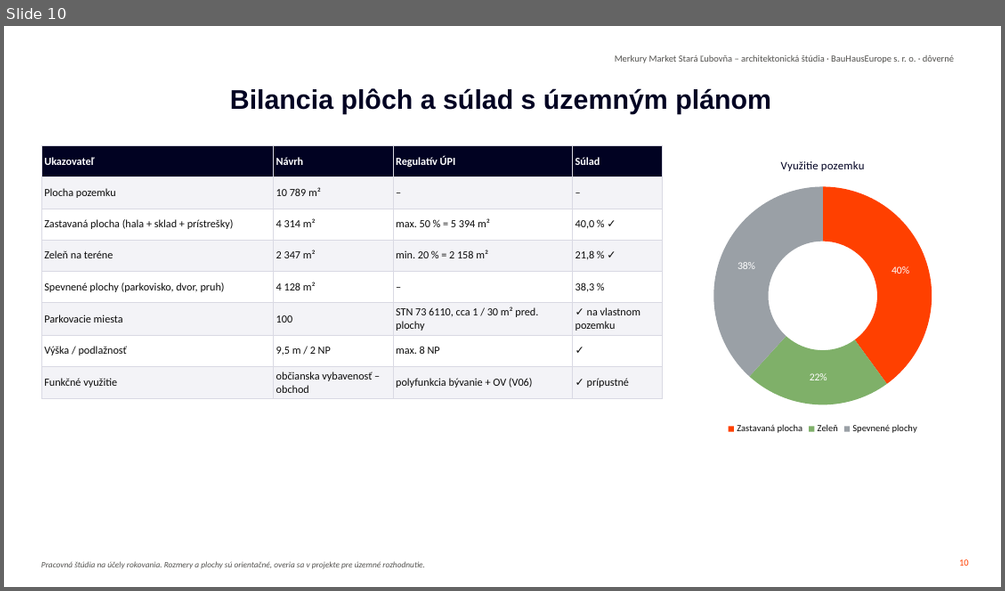
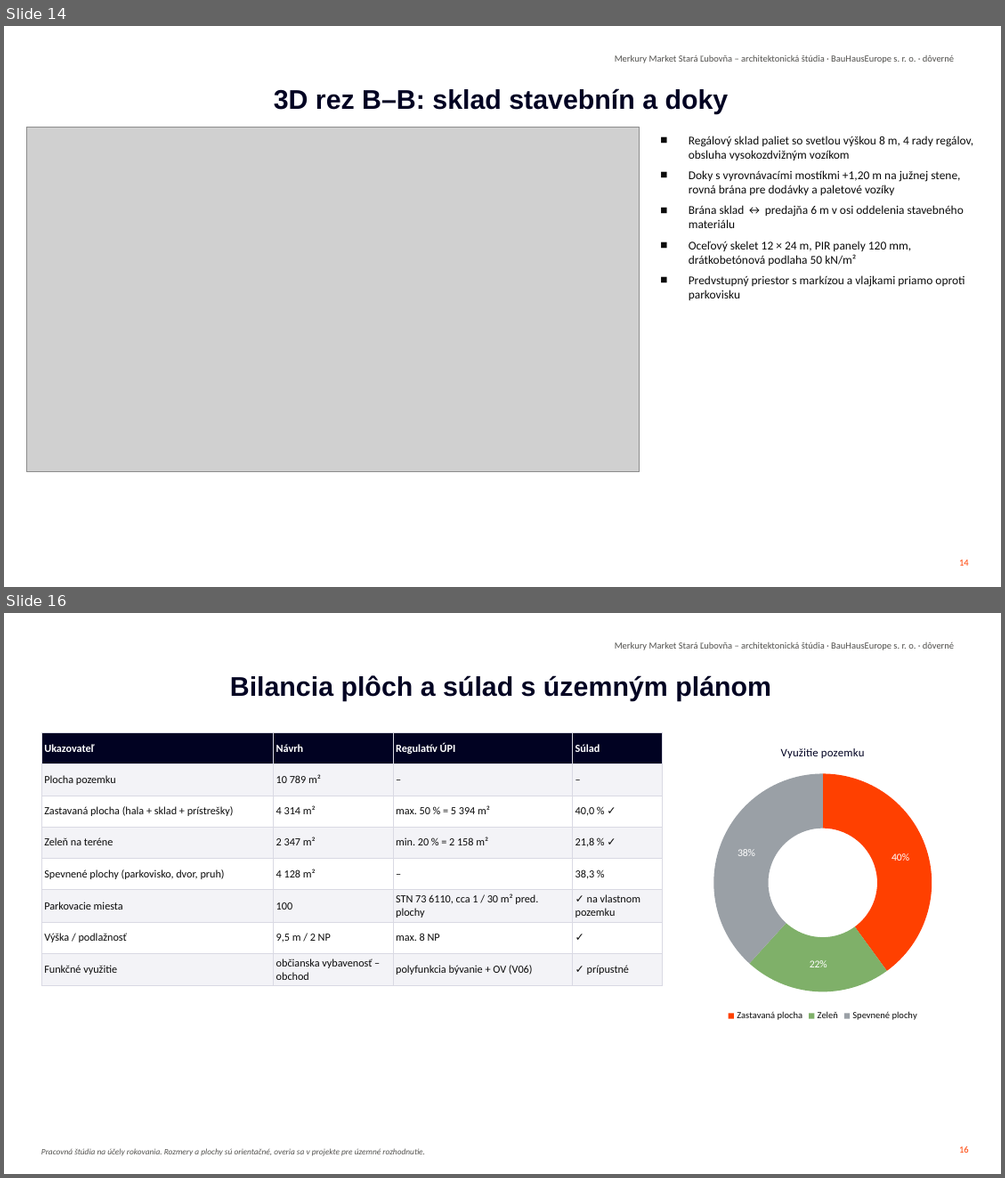
Before and after one commit to Lubo585/Lubo585, a slide deck: business-plan/studia-merkury-market/Studia_predajne_Merkury_Market_Stara_Lubovna_SK.pptx. Shown one above the other, each under a label of ours: slide 10 before the commit, slides 14 and 16 after it; the slides between them are not shown. The pictures are 1005x591 and 1005x1178 pixels, drawn with LibreOffice and Linux fonts; fonts in the diff are those of the drawing; grey boxes stand for pictures; background and template pictures are left out. Boxes give left, top, right and bottom in pixels: in the first picture for what was removed or moved away, otherwise in the second. Text is boxed around its words. In the diff, an @@ line names an element or a change of style, - is before the commit and + after.

```diff
--- a/business-plan/studia-merkury-market/Studia_predajne_Merkury_Market_Stara_Lubovna_SK.pptx
+++ b/business-plan/studia-merkury-market/Studia_predajne_Merkury_Market_Stara_Lubovna_SK.pptx
@@ slide 14 added at bbox=[4, 26, 1001, 587], background #FFFFFF; not listed: 1 template element that a slide beside it also shows @@
@@ title added at bbox=[274, 88, 728, 114], 26 pt, text #010222, bold @@
+3D rez B–B: sklad stavebnín a doky
@@ picture added at bbox=[26, 127, 639, 472] @@
@@ text added at bbox=[688, 135, 973, 300], 11.5 pt, text #0B0B0B @@
+■ Regálový sklad paliet so svetlou výškou 8 m, 4 rady regálov, obsluha vysokozdvižným vozíkom
+■ Doky s vyrovnávacími mostíkmi +1,20 m na južnej stene, rovná brána pre dodávky a paletové vozíky
+■ Brána sklad ↔ predajňa 6 m v osi oddelenia stavebného materiálu
+■ Oceľový skelet 12 × 24 m, PIR panely 120 mm, drátkobetónová podlaha 50 kN/m²
+■ Predvstupný priestor s markízou a vlajkami priamo oproti parkovisku
@@ page number added at bbox=[959, 559, 969, 565], 9 pt, text #FF4000 @@
+14
@@ what was slide 10 is now slide 16 @@
@@ page number at bbox=[959, 1146, 969, 1152]: text changed @@
-10
+16
```
Also in this commit, not shown: 2 slides changed, 6 other slides added, 1 slide removed, 11 other files.
